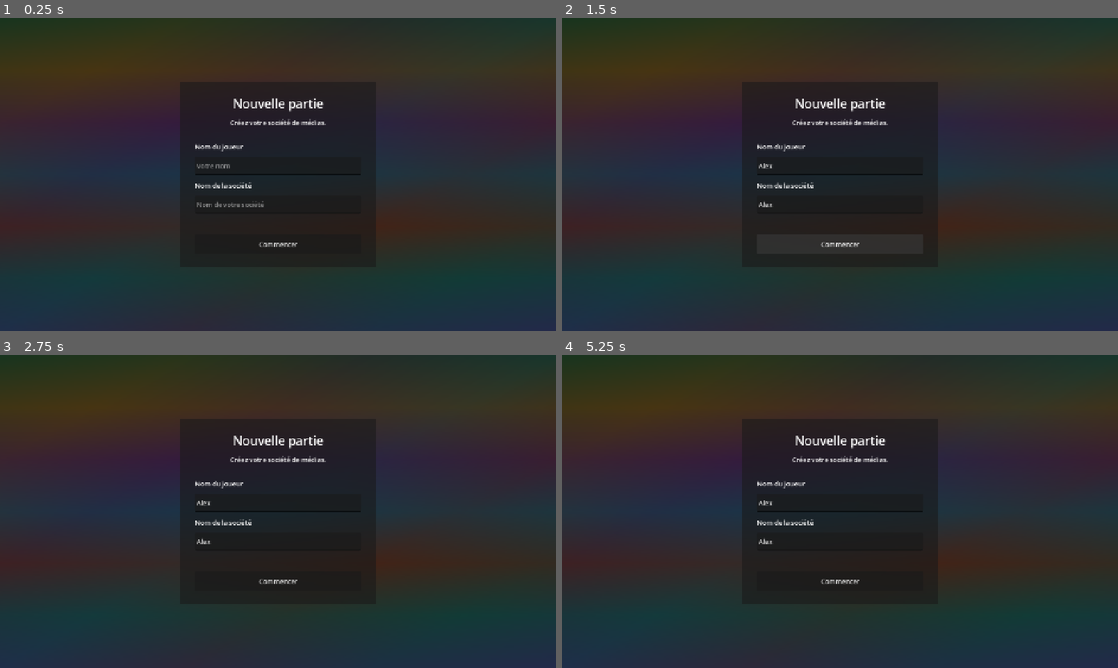
Above: before the commit, frames 1-4 (two rows, left to right).
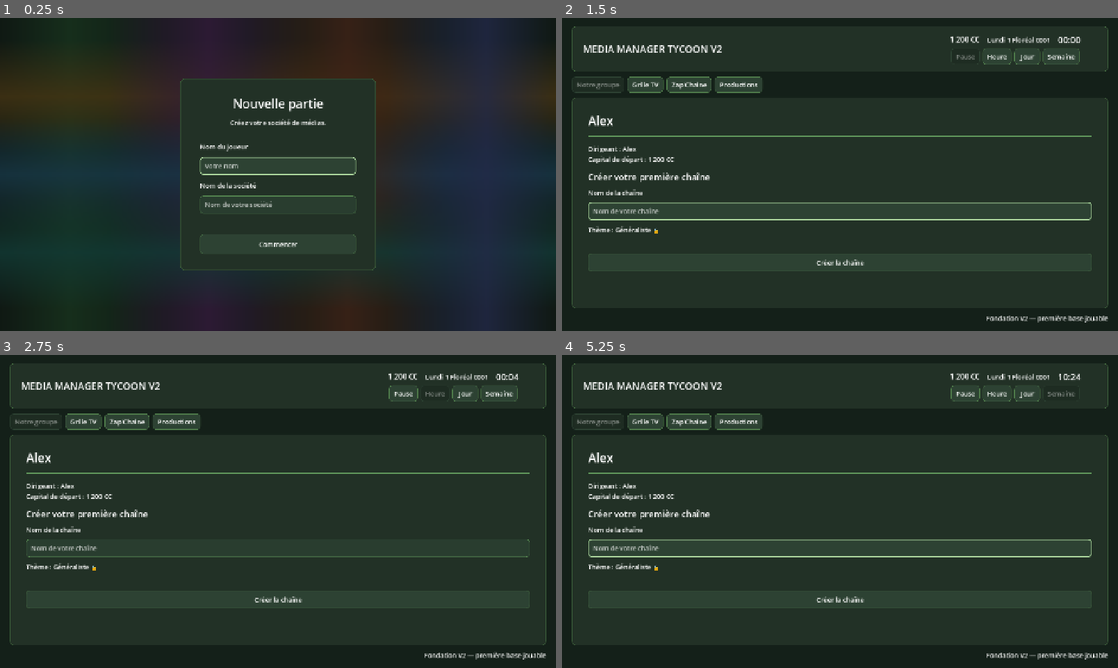
Above: after the commit, the same moments.

Repository: Adrienco69/MediaManagerTycoon_V2
Game: Godot game, scene res://scenes/main.tscn
Two runs of this game, one before a commit and one after it. Both use one fixed random seed, a clock stepped at 60 frames per second and the inputs below.
Inputs (mouse positions are in pixels of both pictures, inside the frame that each line leads up to):
- Up to frame 1 (0.25 s): no input
- Up to frame 2 (1.5 s): click (840, 165) at 0.52 s; type "Alex" at 0.6 s; click (840, 205) at 0.75 s; type "Alex" at 0.83 s; click "Commencer" at 1.25 s
- Up to frame 3 (2.75 s): click "Heure" at 2 s
- Up to frame 4 (5.25 s): click "Jour" at 2.75 s; click "Semaine" at 3.5 s; click "Grille TV" at 4.25 s; click "Notre groupe" at 5 s

The runs differ from the first frame. In frame 1, 28% of the frame differs, in the area x 0-100%, y 0-100%; in frame 2, 34%, in the area x 0-100%, y 2-100%; in frame 3, 32%; in frame 4, 34%.
Error before the commit: Parse Error: Too few arguments for "place_speed_controls_under_date()" call. Expected at least 10 but received 8. (res://scripts/main.gd:42)

Commit message:
Pass date and time labels to top bar layout

Diff:
--- a/scripts/main.gd
+++ b/scripts/main.gd
@@ -44,6 +44,8 @@
 		week_label,
 		date_container,
 		credits_label,
+		date_label,
+		time_label,
 		pause_button,
 		hour_button,
 		day_button,
